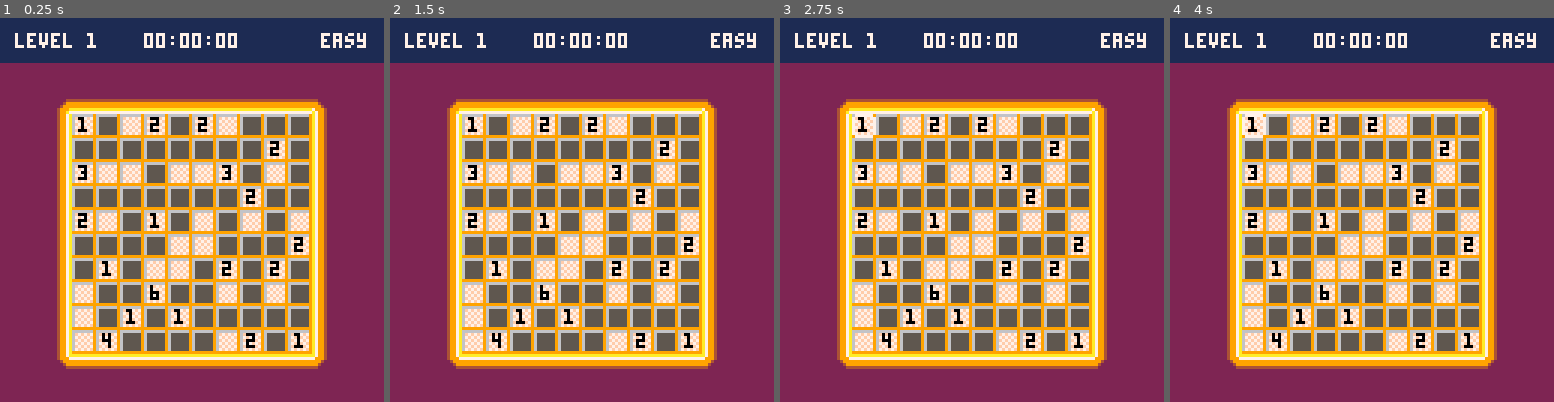
Above: before the commit, frames 1-4 (left to right).
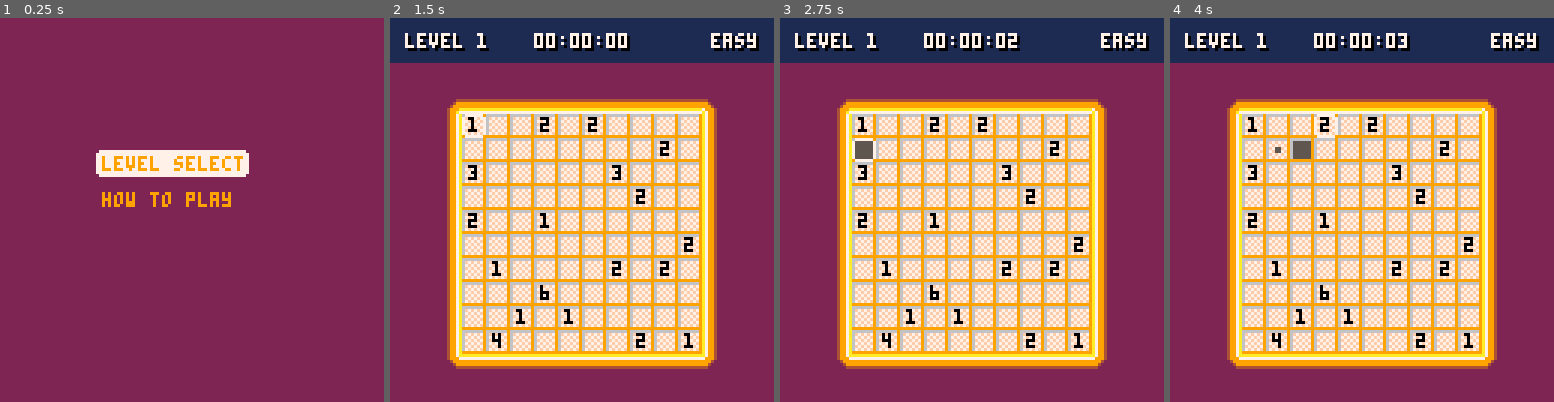
Above: after the commit, the same moments.

Repository: SagePtr/pico-nurikabe
Game: PICO-8 cartridge nurikabe.p8
The game is run twice, just before and just after one commit, with the same random seed, the same clock (stepped at 60 frames per second) and the same inputs.
Inputs:
- Up to frame 1 (0.25 s): no input
- Up to frame 2 (1.5 s): tap O (Z key) at 0.33, 0.7, 1.43 s; tap X (X key) at 1.07 s
- Up to frame 3 (2.75 s): hold Left 1.97-2.37 s; tap X (X key) at 2.07, 2.4, 2.73 s; tap O (Z key) at 2.22 s; hold Down from 2.42 s (still down)
- Up to frame 4 (4 s): release Down at 2.82 s; hold Right 2.87-3.53 s; tap X (X key) at 3.07, 3.4, 3.73 s; tap O (Z key) at 3.1, 3.98 s; hold Up from 3.58 s (still down)

The runs differ from the first frame. In frame 1, 61% of the frame differs, in the area x 0-100%, y 0-92%; in frame 2, 14%; in frame 3, 14%; in frame 4, 14%.

Commit message:
Add success message
* Add shadow to heading text
* Fix issue where draw function updated state

Diff:
--- a/nurikabe.p8
+++ b/nurikabe.p8
@@ -78,8 +78,10 @@
 offset_y_min = 32
 top_bar_bg = col_darkblue
 top_bar_fg = col_white
-success_bg = col_darkblue
-success_fg = col_white
+top_bar_fg_shadow = col_black
+success_bg = col_tan
+success_fg = col_black
+success_shadow = col_lightgrey
 
 -- modes --
 -----------
@@ -286,18 +288,18 @@
   palt(col_trans, true)
   pointer = make_pointer()
 
-  level_id = 1
-  load_level()
-  open_level()
-  load_solution()
-  check_solution()
-  -- open_menu()
+  -- level_id = 1
+  -- load_level()
+  -- open_level()
+  -- load_solution()
+  -- check_solution()
+  open_menu()
 end
 
 function _update()
   if mode == mode_menu then
     update_menu()
-  elseif mode == mode_level and is_correct == false then
+  elseif mode == mode_level then
     update_level()
   elseif mode == mode_level_select then
     update_level_select()
@@ -431,13 +433,9 @@
   check_islands()
   check_sea()
 
+  if is_correct then pointer.show = 0 end
+
   set_level_complete(level_id, is_correct)
-
-  if is_correct then
-    debug_print("solution is correct")
-  else
-    debug_print("solution is not correct")
-  end
 end
 
 -- check each island contains the required number of cells and does
@@ -683,14 +681,31 @@
   end
 end
 
--- read the level inputs
+-- update the level state
 function update_level()
+  if is_correct then
+    update_level_complete_state()
+  else
+    update_level_state()
+  end
+end
+
+-- read the level inputs and update the state
+function update_level_state()
   local changed = false
 
   if (btnp(k_left)) pointer.x -= 1 changed = true
   if (btnp(k_right)) pointer.x += 1 changed = true
   if (btnp(k_up)) pointer.y -= 1 changed = true
   if (btnp(k_down)) pointer.y += 1 changed = true
+
+  -- flip whether the point is visible every 16 frames
+  pointer.counter += 1
+
+  if pointer.counter == 16 then
+    pointer.show = 1 - pointer.show
+    pointer.counter = 0
+  end
 
   -- limit the range
   pointer.x = clamp(pointer.x, 0, level["width"] - 1)
@@ -734,6 +749,13 @@
   if (is_correct == false) then level_duration = time() - level_start end
 end
 
+-- read the level complete inputs and update the state
+function update_level_complete_state()
+  if btnp(k_confirm) or btnp(k_cancel) then
+    open_level_select()
+  end
+end
+
 -- read the level select inputs
 function update_level_select()
   local tmp_level_id = level_id
@@ -787,15 +809,7 @@
   draw_numbers()
   draw_marks()
 
-  -- flip whether the point is visible every 16 frames
-  pointer.counter += 1
-
-  if (pointer.counter == 16) then
-    pointer.show = 1 - pointer.show
-    pointer.counter = 0
-  end
-
-  foreach(actor,draw_actor)
+  foreach(actor, draw_actor)
 
   draw_level_name()
   draw_timer()
@@ -829,8 +843,8 @@
   end
 
   rectfill(0, 0, 127, cell_height + 6, top_bar_bg)
-  print("level "..tostr(level_id), 5, 5, top_bar_fg)
-  print(diff, screen_width - #diff*char_width - 5, 5, top_bar_fg)
+  print_shadow("level "..tostr(level_id), 5, 5, top_bar_fg, top_bar_fg_shadow)
+  print_shadow(diff, screen_width - #diff*char_width - 5, 5, top_bar_fg)
 end
 
 -- draw that the level is complete
@@ -845,14 +859,21 @@
   local hours, minutes, seconds = split_time(level_duration)
   local text = zero_pad(hours)..":"..zero_pad(minutes)..":"..zero_pad(seconds)
 
-  print(text, flr((screen_width - #text*char_width) / 2), 5, top_bar_fg)
+  print_shadow(text, flr((screen_width - #text*char_width) / 2), 5, top_bar_fg, top_bar_fg_shadow)
 end
 
 -- draw the success window
 function draw_success()
   local text = "level complete!"
-
-  print(text, flr((screen_width - #text*char_width) / 2), screen_height, success_fg)
+  local width = #text * char_width + menu_padding
+  local height = menu_item_height
+  local x = flr((screen_width - width) / 2)
+  local y = flr((screen_height - height) / 2)
+
+  rounded_rectfill(x + 1, y + 1, width, height, success_shadow)
+  rounded_rectfill(x, y, width, height, success_bg)
+
+  print(text, x + menu_padding, y + menu_padding, success_fg)
 end
 
 -- return the time in hours, minutes and seconds
@@ -982,6 +1003,12 @@
 
 -- helper functions --
 ----------------------
+
+-- print the text with a "shadow"
+function print_shadow(text, x, y, fg, bg)
+  print(text, x + 1, y + 1, bg)
+  print(text, x, y, fg)
+end
 
 -- draw a rounded rectangle
 function rounded_rectfill(x, y, width, height, bg)
